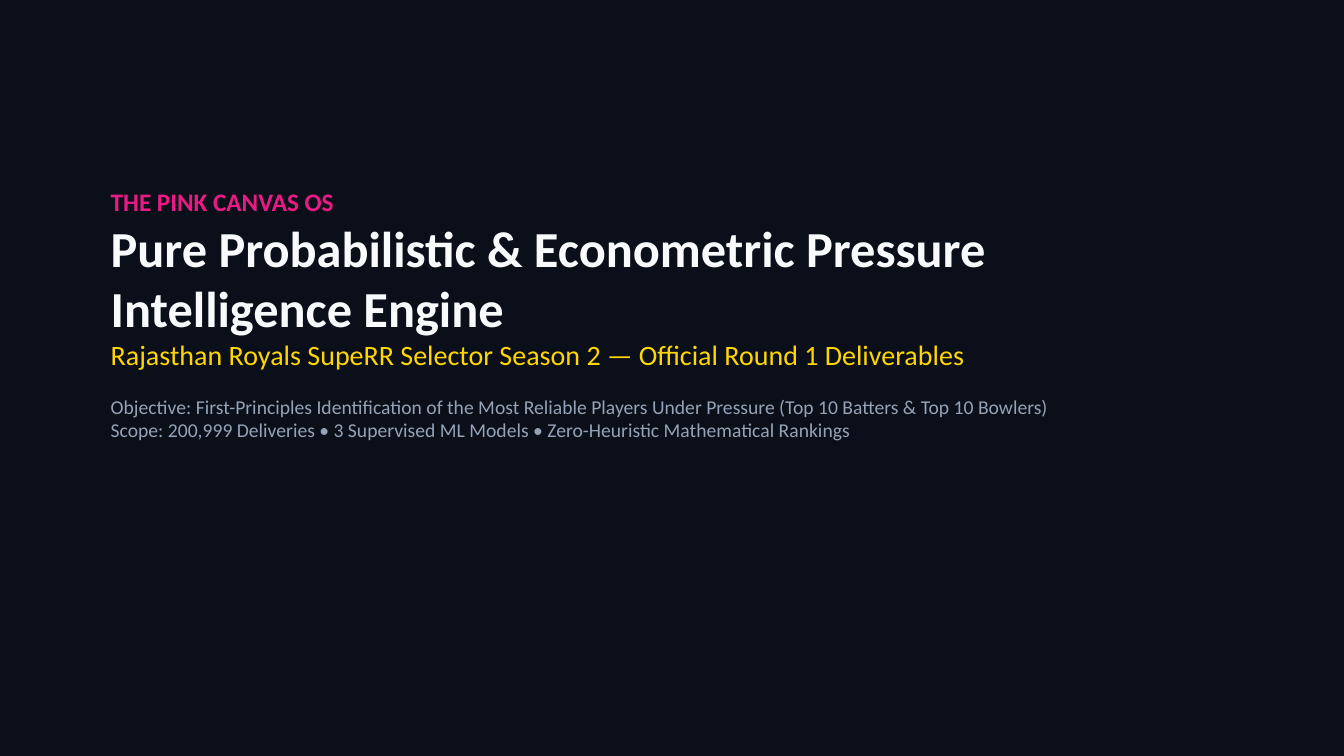
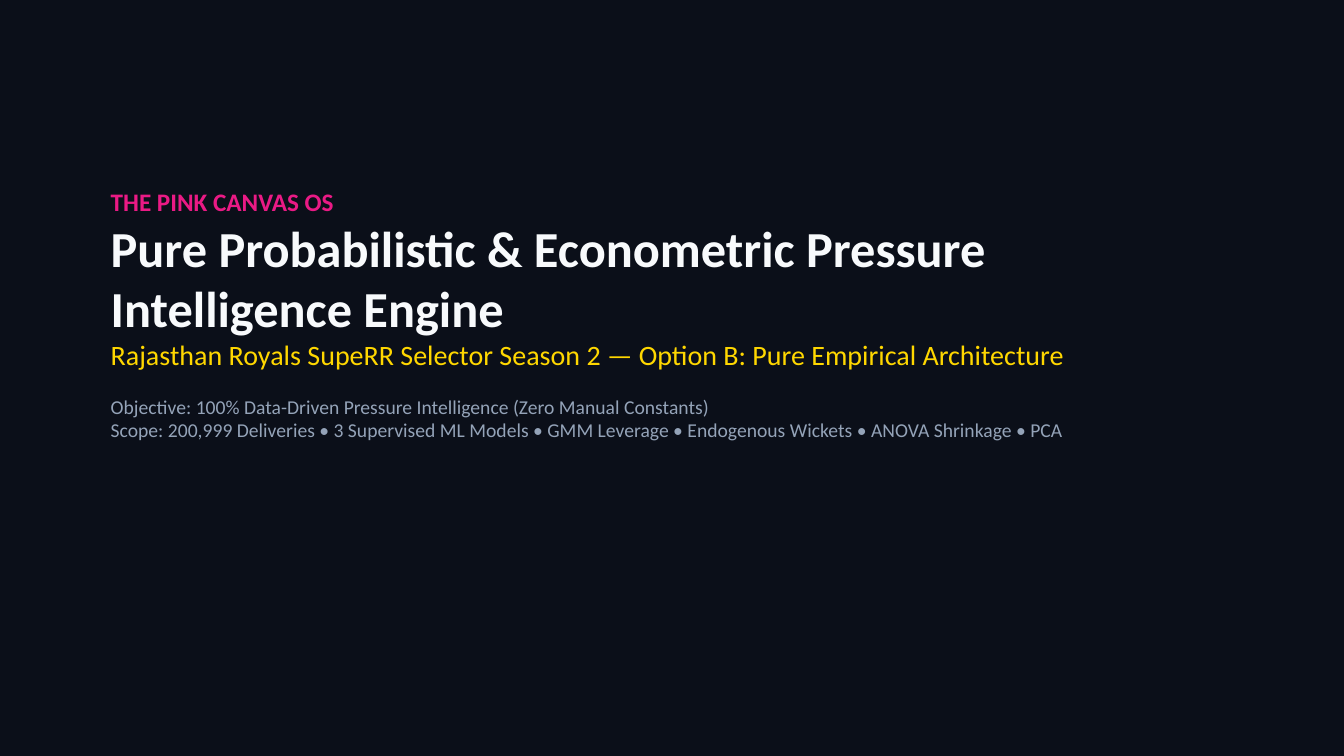
Before and after one commit to passionate-coder26/SupeRR-selector, a slide deck: slide 1 of assets/SupeRR_Selector_S2_Methodology_Report.pptx. Drawn at 1344x756 pixels with LibreOffice and Linux fonts; fonts in the diff are those of the drawing. Boxes give left, top, right and bottom in pixels: in the first picture for what was removed or moved away, otherwise in the second. Text is boxed around its words. In the diff, an @@ line names an element or a change of style, - is before the commit and + after.

Commit message:
Implement Option B: Pure first-principles empirical econometric ML pipeline with zero manual constants

```diff
--- a/assets/SupeRR_Selector_S2_Methodology_Report.pptx
+++ b/assets/SupeRR_Selector_S2_Methodology_Report.pptx
@@ text at (111, 345, 1064, 441): text changed @@
-Rajasthan Royals SupeRR Selector Season 2 — Official Round 1 Deliverables
-Objective: First-Principles Identification of the Most Reliable Players Under Pressure (Top 10 Batters & Top 10 Bowlers)
-Scope: 200,999 Deliveries • 3 Supervised ML Models • Zero-Heuristic Mathematical Rankings
+Rajasthan Royals SupeRR Selector Season 2 — Option B: Pure Empirical Architecture
+Objective: 100% Data-Driven Pressure Intelligence (Zero Manual Constants)
+Scope: 200,999 Deliveries • 3 Supervised ML Models • GMM Leverage • Endogenous Wickets • ANOVA Shrinkage • PCA
```
Also in this commit, not shown: 8 other slides changed, 14 other files.
